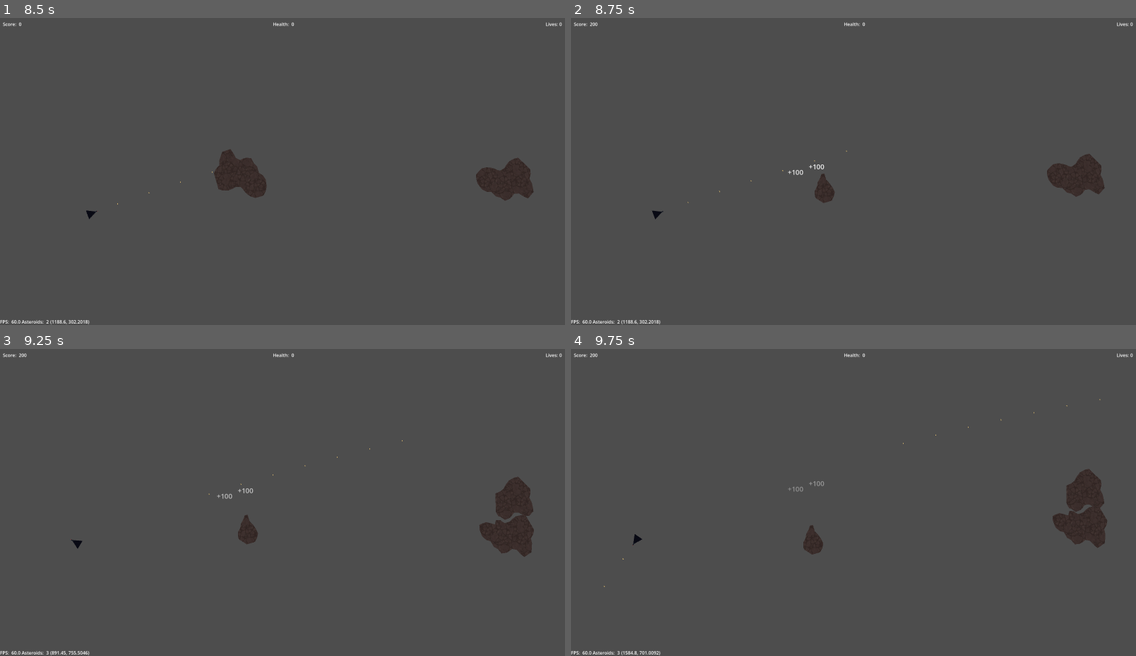
Above: before the commit, frames 1-4 (two rows, left to right).
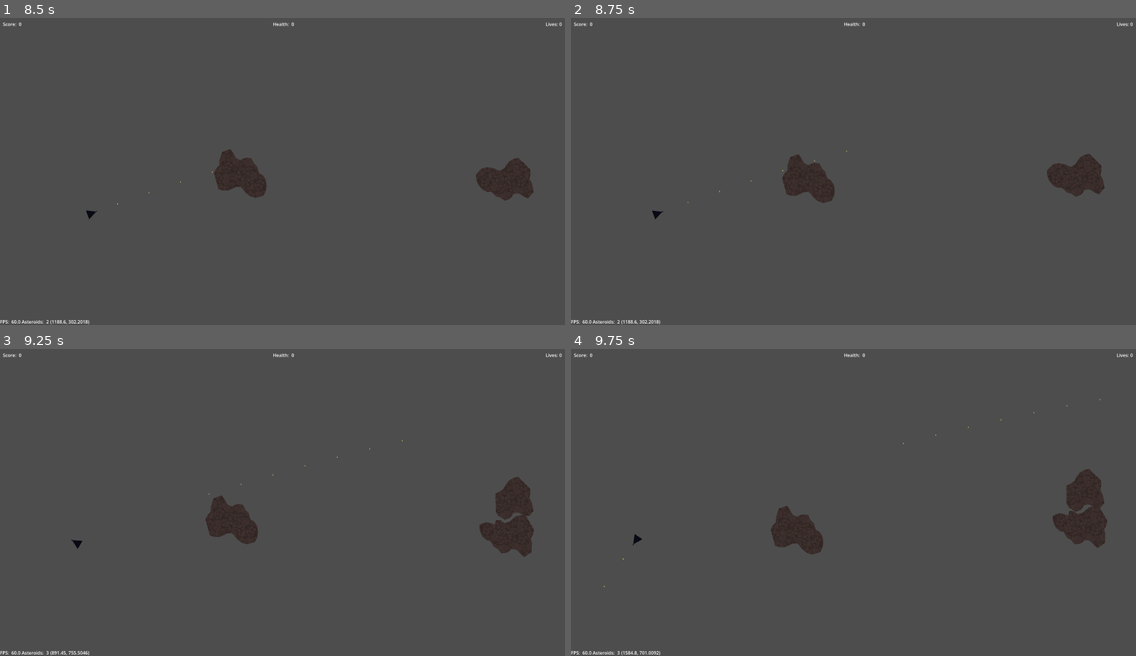
Above: after the commit, the same moments.

Repository: lynch16/Asteroids2D
Game: Godot game, scene res://main.tscn
Two runs of this game, one before a commit and one after it. Both use one fixed random seed, a clock stepped at 60 frames per second and the inputs below.
Inputs (mouse positions are in pixels of both pictures, inside the frame that each line leads up to):
- Up to frame 1 (8.5 s): tap Enter at 0.5, 2 s; move the mouse to (406, 156) at 0.52 s; hold D (yaw_right) 0.53-1.28 s; hold Space (fire_weapon) 0.53-1.28 s; move the mouse to (169, 186) at 1.27 s; hold S (brake) 1.28-2.03 s; click (169, 186) at 1.35 s; move the mouse to (339, 103) at 2.02 s; hold D (yaw_right) 2.03-2.78 s; hold Space (fire_weapon) 2.03-2.78 s; move the mouse to (254, 232) at 2.77 s; hold W (thrust) 2.78-3.53 s; click (254, 232) at 2.85 s; move the mouse to (452, 217) at 3.52 s; hold Space (fire_weapon) 3.53-4.28 s; hold A (yaw_left) 3.53-5.03 s; move the mouse to (113, 125) at 4.27 s; click (113, 125) at 4.35 s; move the mouse to (310, 171) at 5.02 s; hold S (brake) 5.03-5.78 s; hold Space (fire_weapon) 5.03-5.78 s; move the mouse to (197, 94) at 5.77 s; hold D (yaw_right) 5.78-6.53 s; click (197, 94) at 5.85 s; move the mouse to (406, 156) at 6.52 s; hold W (thrust) 6.53-7.28 s; hold Space (fire_weapon) 6.53-7.28 s; move the mouse to (169, 186) at 7.27 s; hold D (yaw_right) 7.28-8.03 s; click (169, 186) at 7.35 s; move the mouse to (339, 103) at 8.02 s; hold S (brake) from 8.03 s (still down); hold Space (fire_weapon) from 8.03 s (still down)
- Up to frame 2 (8.75 s): keep holding S (brake); keep holding Space (fire_weapon)
- Up to frame 3 (9.25 s): move the mouse to (254, 563) at 8.77 s; release S (brake) at 8.78 s; release Space (fire_weapon) at 8.78 s; hold A (yaw_left) from 8.78 s (still down); click (254, 563) at 8.85 s
- Up to frame 4 (9.75 s): move the mouse to (1023, 548) at 9.52 s; release A (yaw_left) at 9.53 s; hold W (thrust) from 9.53 s (still down); hold Space (fire_weapon) from 9.53 s (still down)

Frame 1 is identical in both runs. In frame 2, 0.7% of the frame differs, in the area x 3-47%, y 1-61%; in frame 3, 0.7%, in the area x 3-46%, y 1-64%; in frame 4, 0.7%.
Error after the commit: Parse Error: Identifier "last_position" not declared in the current scope. (res://Models/EntityModules/Damage/Hit/mesh_deform_hitbox_2d.gd:41)

Commit message:
Add particle effects on asteroid hit

Diff:
--- a/Models/Asteroid/asteroid.gd
+++ b/Models/Asteroid/asteroid.gd
@@ -13,8 +13,9 @@
 	var invincible_damage_result := InvincibleFramesDamageResult.new();
 	var damage_results := [
 		invincible_damage_result,
+		ScoreDamageResult.new(),
+		ParticlesDamageResult.new(),
 		ApplyDamageResult.new(),
-		ScoreDamageResult.new()
 	];
 
 	hurtbox = MeshDeformHitHurtbox2D.new(
--- a/Models/Asteroid/asteroid.tscn
+++ b/Models/Asteroid/asteroid.tscn
@@ -10,6 +10,9 @@
 [ext_resource type="Script" uid="uid://l6occnfuxuon" path="res://Models/EntityModules/Damage/Hurt/DamageResults/invincible_frames_damage_result.gd" id="8_tsxo3"]
 [ext_resource type="Script" uid="uid://dhchi74lu51yr" path="res://Models/EntityModules/Damage/Hurt/DamageResults/apply_damage_result.gd" id="9_h8hu4"]
 [ext_resource type="Script" uid="uid://yp8x320gf3ox" path="res://Models/EntityModules/Damage/Hurt/DamageResults/score_damage_result.gd" id="10_h8hu4"]
+[ext_resource type="Script" uid="uid://wuycf5ewttof" path="res://Models/Asteroid/particles_damage_result.gd" id="11_jywkw"]
+[ext_resource type="Material" uid="uid://clbg8ojd63j4i" path="res://Models/Asteroid/asteroid_particle_process_material.tres" id="11_qdhb0"]
+[ext_resource type="Script" uid="uid://cus0x6vu8yvl2" path="res://Models/Asteroid/asteroid_damage_particles.gd" id="12_jywkw"]
 
 [sub_resource type="Resource" id="Resource_gw6yr"]
 resource_local_to_scene = true
@@ -57,6 +60,19 @@
 script = ExtResource("10_h8hu4")
 metadata/_custom_type_script = "uid://yp8x320gf3ox"
 
+[node name="ParticlesDamageResult" type="Node" parent="DamageResults" unique_id=1166773443]
+script = ExtResource("11_jywkw")
+metadata/_custom_type_script = "uid://wuycf5ewttof"
+
 [node name="ApplyDamageResult" type="Node" parent="DamageResults" unique_id=1966450679]
 script = ExtResource("9_h8hu4")
 metadata/_custom_type_script = "uid://dhchi74lu51yr"
+
+[node name="AsteroidDamageParticles" type="GPUParticles2D" parent="." unique_id=382904738]
+visible = false
+amount = 50
+lifetime = 2.0
+explosiveness = 1.0
+process_material = ExtResource("11_qdhb0")
+script = ExtResource("12_jywkw")
+metadata/_custom_type_script = "uid://cus0x6vu8yvl2"
--- /dev/null
+++ b/Models/Asteroid/asteroid_damage_particles.gd
@@ -0,0 +1,13 @@
+class_name AsteroidDamageParticles
+extends GPUParticles2D
+
+var _process_material: ParticleProcessMaterial = preload("res://Models/Asteroid/asteroid_particle_process_material.tres");
+
+func _ready() -> void:
+	one_shot = true;
+	amount = 50;
+	lifetime = 1.0;
+	explosiveness = 1.0;
+	process_material = _process_material;
+
+	finished.connect(Callable(self, "_queue_free"));
--- /dev/null
+++ b/Models/Asteroid/asteroid_particle_process_material.tres
@@ -0,0 +1,25 @@
+[gd_resource type="ParticleProcessMaterial" format=3 uid="uid://clbg8ojd63j4i"]
+
+[sub_resource type="Curve" id="Curve_4ujrd"]
+_data = [Vector2(0.017291062, 1), 0.0, 0.0, 0, 0, Vector2(0.628242, 0.76363635), 0.0, 0.0, 0, 0, Vector2(1, 0), 0.0, 0.0, 0, 0]
+point_count = 3
+
+[sub_resource type="CurveTexture" id="CurveTexture_qdhb0"]
+curve = SubResource("Curve_4ujrd")
+
+[resource]
+particle_flag_disable_z = true
+emission_shape = 6
+emission_ring_axis = Vector3(0, 0, 1)
+emission_ring_height = 1.0
+emission_ring_radius = 1.0
+emission_ring_inner_radius = 0.0
+emission_ring_cone_angle = 0.0
+angle_min = 1.0728835e-05
+angle_max = 149.6
+initial_velocity_min = 50.0
+initial_velocity_max = 300.0
+gravity = Vector3(0, 0, 0)
+scale_max = 8.0
+color = Color(0.25882354, 0.20784314, 0.19607843, 1)
+alpha_curve = SubResource("CurveTexture_qdhb0")
--- /dev/null
+++ b/Models/Asteroid/particles_damage_result.gd
@@ -0,0 +1,10 @@
+class_name ParticlesDamageResult
+extends DamageResult
+
+func on_damage(dmg: float, _damager_node: Node, hit_position: Vector2, hit_angle: float) -> bool:
+	damageable.combat_stats.take_damage(dmg);
+	var particles := AsteroidDamageParticles.new();
+	particles.global_position = hit_position;
+	particles.global_rotation = hit_angle;
+	get_tree().current_scene.add_child(particles);
+	return true;
--- a/Models/EntityModules/Damage/Hit/deal_damage.gd
+++ b/Models/EntityModules/Damage/Hit/deal_damage.gd
@@ -12,7 +12,7 @@
 	combat_stats = p_combat_stats;
 	hit_log = p_hit_log;
 
-func damage(target_node: Node, hit_position: Vector2) -> void:
+func damage(target_node: Node, hit_position: Vector2, hit_angle: float) -> void:
 	var damageable := Damageable.get_damageable(target_node);
 	if (damageable):
 		if (hit_log != null):
@@ -21,4 +21,4 @@
 			else:
 				hit_log.log_hit(damageable);
 
-		damageable.on_damage(combat_stats.get_damage(), owner_node, hit_position);
+		damageable.on_damage(combat_stats.get_damage(), owner_node, hit_position, hit_angle);
--- a/Models/EntityModules/Damage/Hit/hitbox_2d.gd
+++ b/Models/EntityModules/Damage/Hit/hitbox_2d.gd
@@ -65,5 +65,7 @@
 			);
 
 			if (collision_points.size() > 0):
-				var impact_point: Vector2 = collision_points.get(0);
-				deal_damage.damage(body, impact_point);
+				var mesh_impact_point: Vector2 = collision_points.get(0);
+				var local_impact_point: Vector2 = collision_points.get(1);
+				var impact_angle := (local_impact_point - mesh_impact_point).normalized();
+				deal_damage.damage(body, mesh_impact_point, impact_angle.angle());
--- a/Models/EntityModules/Damage/Hit/mesh_deform_hitbox_2d.gd
+++ b/Models/EntityModules/Damage/Hit/mesh_deform_hitbox_2d.gd
@@ -1,7 +1,6 @@
 class_name MeshDeformHitbox2D
 extends Hitbox2D
 
-var last_position: Vector2;
 var mesh_deformation_shapes: Array[MeshDeformationShape] = [];
 
 func _init(
@@ -18,9 +17,6 @@
 func _ready() -> void:
 	super();
 	area_shape_entered.connect(_on_mesh_shape_entered);
-
-func _physics_process(_delta: float) -> void:
-	last_position = global_position;
 
 func _on_mesh_shape_entered(_body_rid: RID, body: Node2D, body_shape_index: int, local_shape_index: int) -> void:
 	if (body is Area2D):
--- a/Models/EntityModules/Damage/Hurt/DamageResults/apply_damage_result.gd
+++ b/Models/EntityModules/Damage/Hurt/DamageResults/apply_damage_result.gd
@@ -1,6 +1,6 @@
 class_name ApplyDamageResult
 extends DamageResult
 
-func on_damage(dmg: float, _damager_node: Node, _hit_position: Vector2) -> bool:
+func on_damage(dmg: float, _damager_node: Node, _hit_position: Vector2, _hit_angle: float) -> bool:
 	damageable.combat_stats.take_damage(dmg);
 	return true;
--- a/Models/EntityModules/Damage/Hurt/DamageResults/damage_result.gd
+++ b/Models/EntityModules/Damage/Hurt/DamageResults/damage_result.gd
@@ -17,7 +17,12 @@
 	assert(initialized, "DamageResult " + name + " must be initialized before calling update");
 	pass;
 
-func on_damage(_damage_dealt: float, _damager_node: Node, _hit_position: Vector2) -> bool:
+func on_damage(
+	_damage_dealt: float,
+	_damager_node: Node,
+	_hit_position: Vector2,
+	_hit_angle: float
+) -> bool:
 	return false;
 
 func on_end() -> void:
--- a/Models/EntityModules/Damage/Hurt/DamageResults/invincible_frames_damage_result.gd
+++ b/Models/EntityModules/Damage/Hurt/DamageResults/invincible_frames_damage_result.gd
@@ -24,7 +24,7 @@
 		if (curr_inv_frame_count >= invicible_frames):
 			on_end();
 
-func on_damage(_damage_dealt: float, _dmgr: Node, _hit_position: Vector2) -> bool:
+func on_damage(_damage_dealt: float, _dmgr: Node, _hit_position: Vector2, _hit_angle: float) -> bool:
 	if (_is_inv()):
 		return false;
 
--- a/Models/EntityModules/Damage/Hurt/DamageResults/score_damage_result.gd
+++ b/Models/EntityModules/Damage/Hurt/DamageResults/score_damage_result.gd
@@ -10,7 +10,7 @@
 var score_label: Label;
 var score_timer: Timer;
 
-func on_damage(_damage_dealt: float, _damager_node: Node, _hit_position: Vector2) -> bool:
+func on_damage(_damage_dealt: float, _damager_node: Node, _hit_position: Vector2, _hit_angle: float) -> bool:
 	if (_damager_node && _damager_node.is_in_group("player")):
 		ScoreManager.add_score(score_value);
 		var score_popup := ScorePopup.new();
--- a/Models/EntityModules/Damage/Hurt/damageable.gd
+++ b/Models/EntityModules/Damage/Hurt/damageable.gd
@@ -35,8 +35,8 @@
 		assert(owner_node.get("damageable") == self, "Owner " + owner_node.name + " node must have a 'damageable' property set to this node");
 		checked_owner_setup = true;
 
-func on_damage(damage_amount: float, damager_node: Node, hit_position: Vector2) -> void:
+func on_damage(damage_amount: float, damager_node: Node, hit_position: Vector2, hit_angle: float) -> void:
 	for damage_result in damage_result_states:
-		var check_next_result: bool = damage_result.on_damage(damage_amount, damager_node, hit_position);
+		var check_next_result: bool = damage_result.on_damage(damage_amount, damager_node, hit_position, hit_angle);
 		if !check_next_result:
 			break;
--- a/Models/EntityModules/Damage/Hurt/mesh_deform_hit_hurtbox_2d.gd
+++ b/Models/EntityModules/Damage/Hurt/mesh_deform_hit_hurtbox_2d.gd
@@ -58,6 +58,11 @@
 				mesh_collider.global_transform
 			);
 
+			print("collision_points: " + str(collision_points));
+
 			if (collision_points.size() > 0):
-				var impact_point: Vector2 = collision_points.get(0);
-				deal_damage.damage(body, impact_point);
+				var mesh_impact_point: Vector2 = collision_points.get(0);
+				var local_impact_point: Vector2 = collision_points.get(1);
+				var impact_angle := (mesh_impact_point - local_impact_point).normalized();
+				print("impact_point: " + str(impact_angle.angle()));
+				deal_damage.damage(body, mesh_impact_point, impact_angle.angle());
Not shown, added: Models/Asteroid/asteroid_damage_particles.gd.uid
Not shown, added: Models/Asteroid/particles_damage_result.gd.uid
